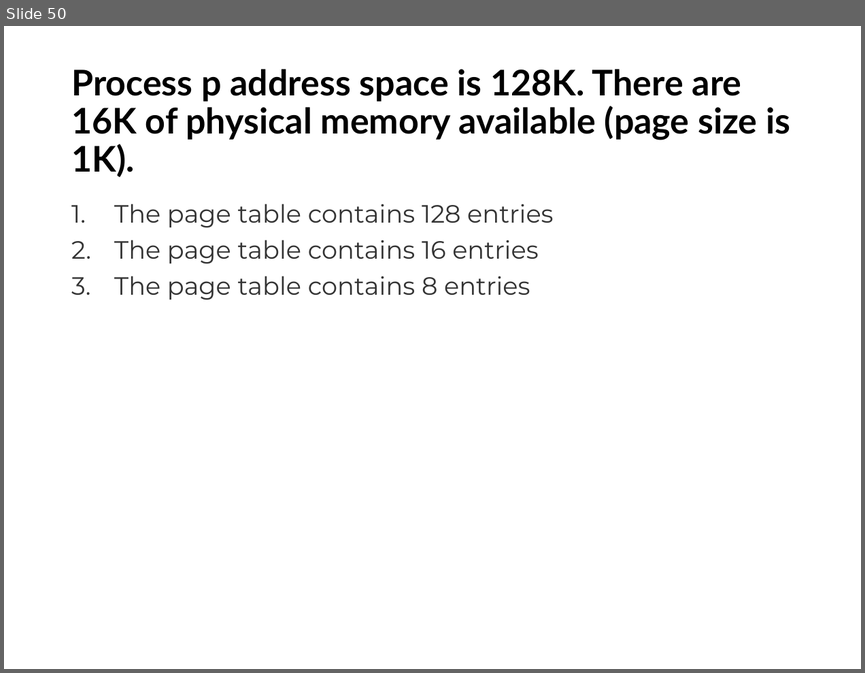
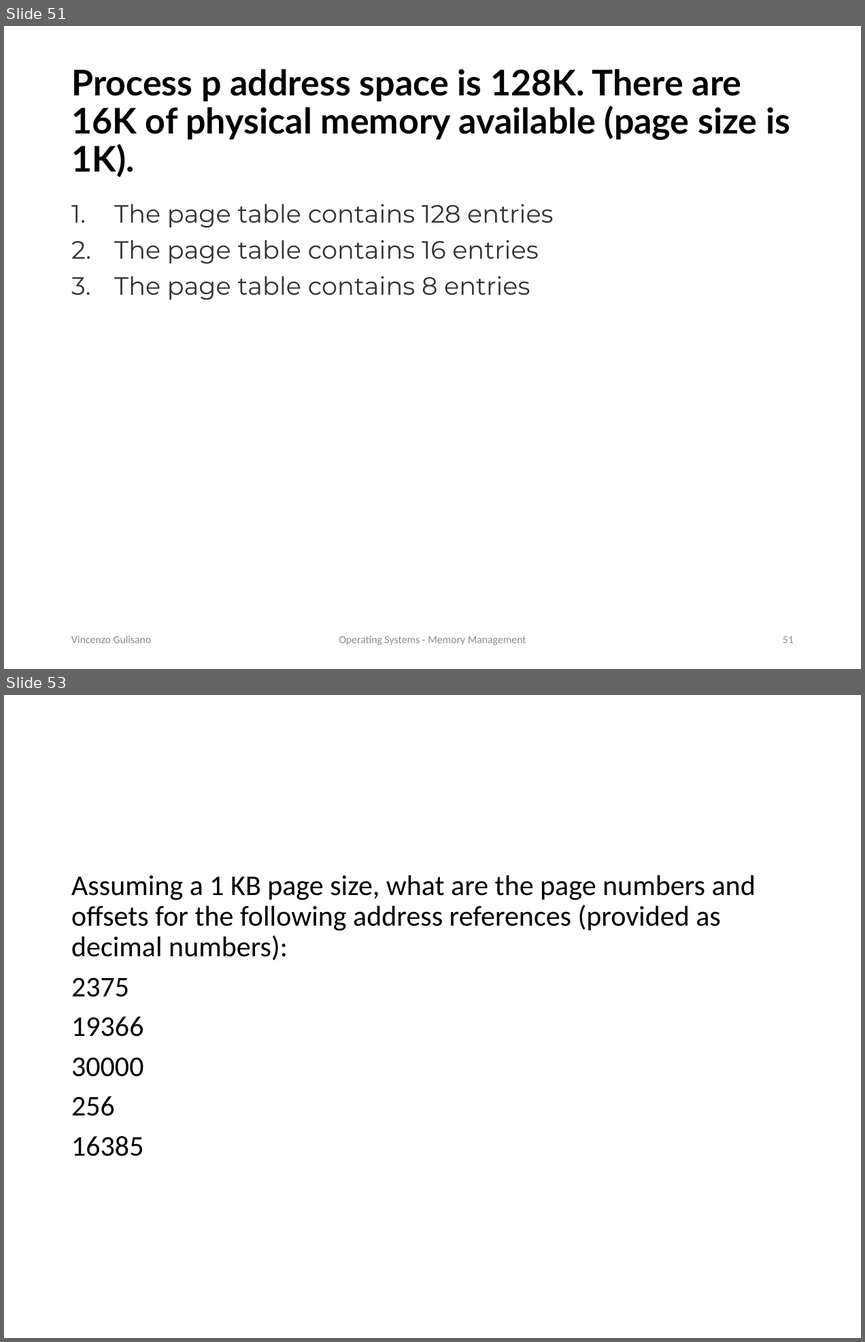
Before and after one commit to vincenzo-gulisano/os_material, a slide deck: slides/memory_management.pptx. Shown one above the other, each under a label of ours: slide 50 before the commit, slides 51 and 53 after it; the slides between them are not shown. The pictures are 865x673 and 865x1342 pixels, drawn with LibreOffice and Linux fonts; fonts in the diff are those of the drawing. Boxes give left, top, right and bottom in pixels: in the first picture for what was removed or moved away, otherwise in the second. Text is boxed around its words. In the diff, an @@ line names an element or a change of style, - is before the commit and + after.

Commit message:
changed logo, moved exercises, updated overview for lecture on memory management

```diff
--- a/slides/memory_management.pptx
+++ b/slides/memory_management.pptx
@@ slide 53 added at (4, 695, 861, 1338), background #FFFFFF @@
@@ text added at (71, 875, 755, 1156), 24 pt, text #000000 @@
+Assuming a 1 KB page size, what are the page numbers and offsets for the following address references (provided as decimal numbers):
+2375
+19366
+30000
+256
+16385
@@ what was slide 50 is now slide 51 @@
@@ slide 51 changed as well @@
@@ text added at (71, 635, 152, 643), 9 pt, text #8C8C8C @@
+Vincenzo Gulisano
@@ text added at (339, 635, 526, 645), 9 pt, text #8C8C8C @@
+Operating Systems - Memory Management
@@ page number added at (783, 636, 793, 643), 9 pt, text #8C8C8C @@
+51
```
Also in this commit, not shown: 49 other slides changed, 3 other slides added, 2 other files.
